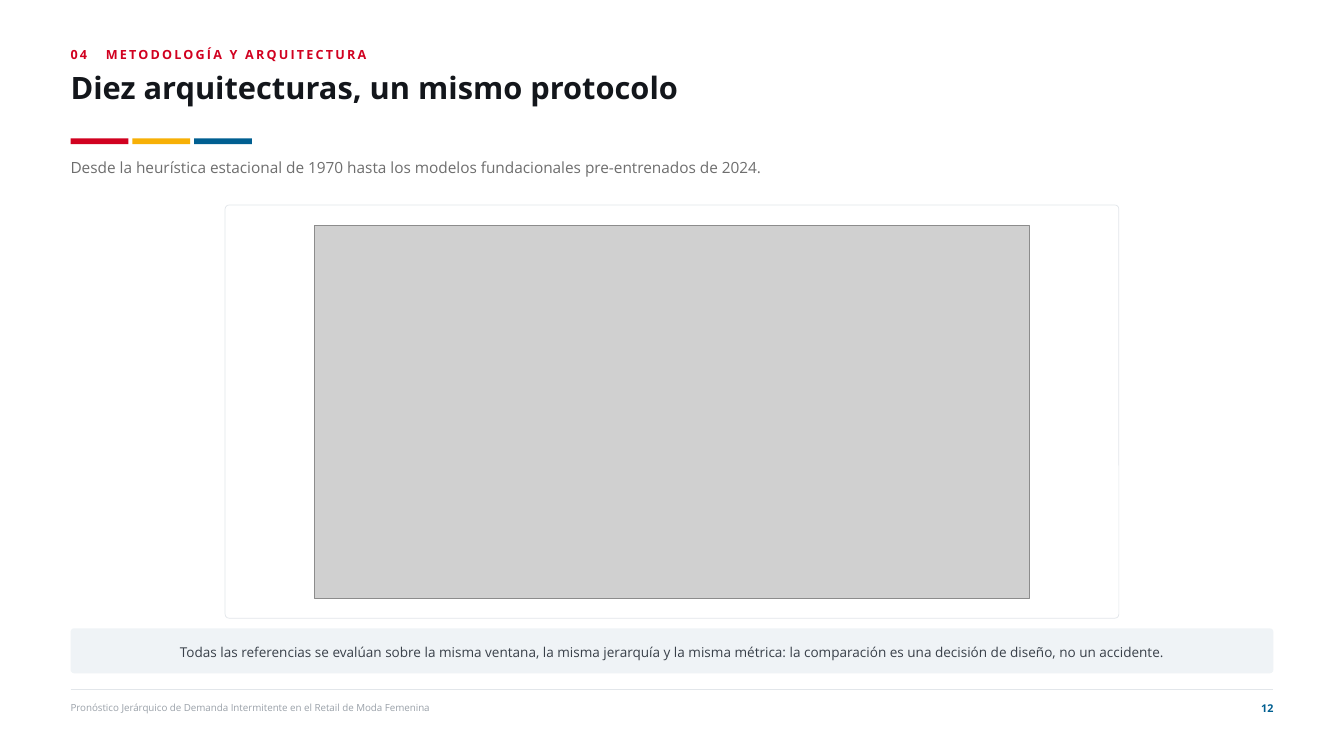
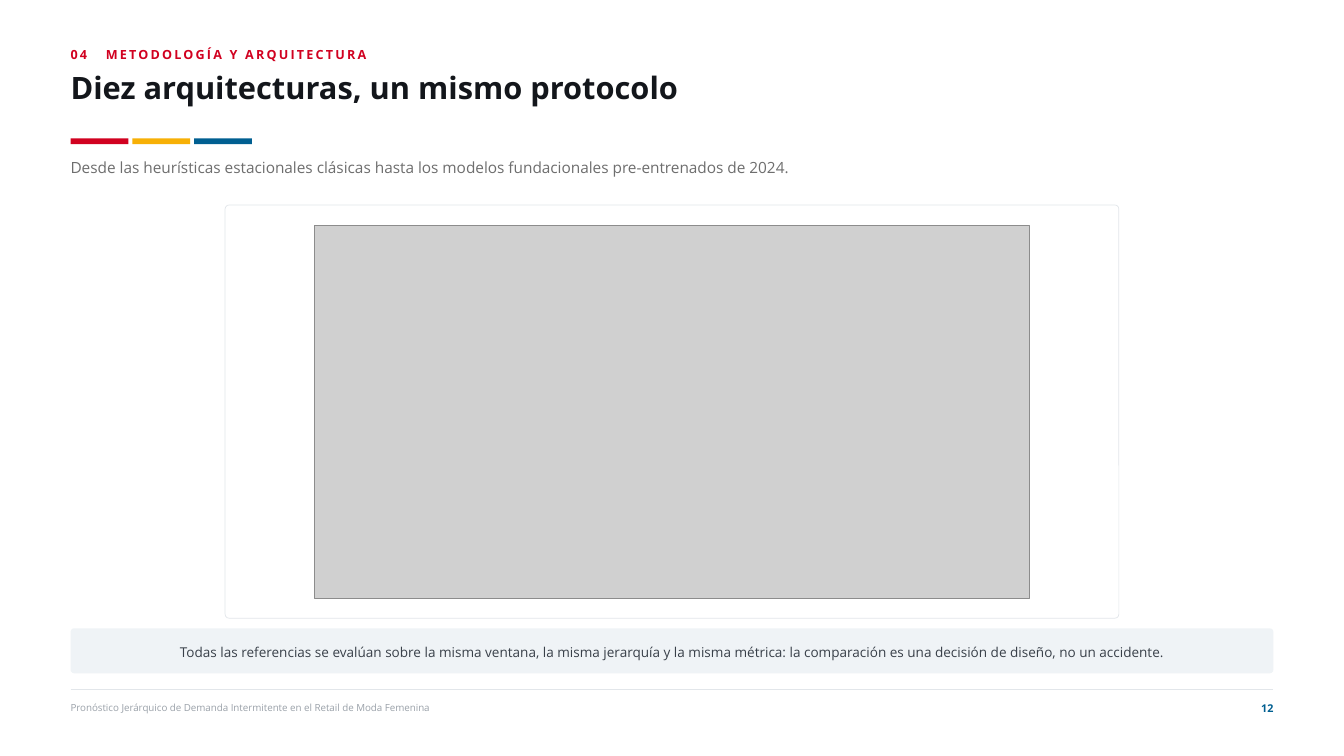
Before and after one commit to joako0o/PPT, a slide deck: slide 12 of Defensa_Tesis_Estructurada.pptx. Drawn at 1344x756 pixels with LibreOffice and Linux fonts; fonts in the diff are those of the drawing; grey boxes stand for pictures. Boxes give left, top, right and bottom in pixels: in the first picture for what was removed or moved away, otherwise in the second. Text is boxed around its words. In the diff, an @@ line names an element or a change of style, - is before the commit and + after.

```diff
--- a/Defensa_Tesis_Estructurada.pptx
+++ b/Defensa_Tesis_Estructurada.pptx
@@ text at <box>71,161,788,177</box>: text changed @@
-Desde la heurística estacional de 1970 hasta los modelos fundacionales pre-entrenados de 2024.
+Desde las heurísticas estacionales clásicas hasta los modelos fundacionales pre-entrenados de 2024.
```
Also in this commit, not shown: 3 other slides changed, 2 other files.
